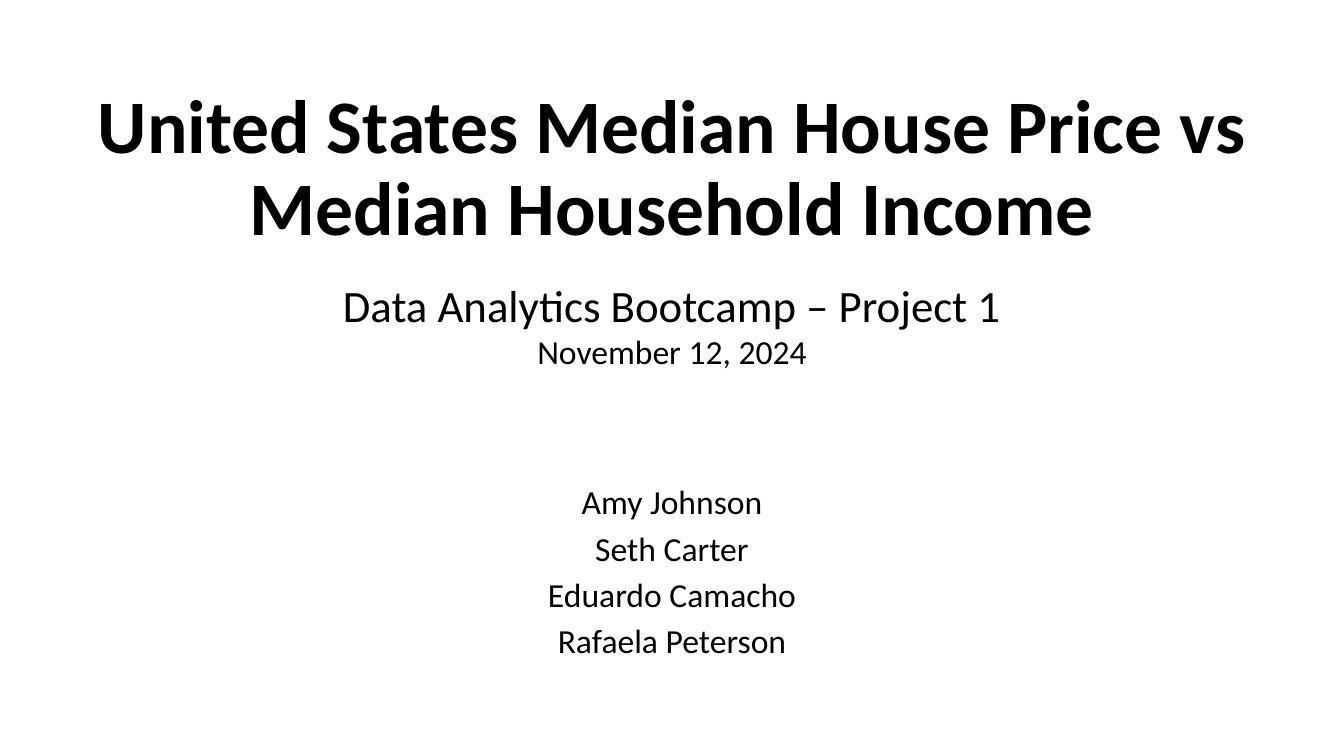
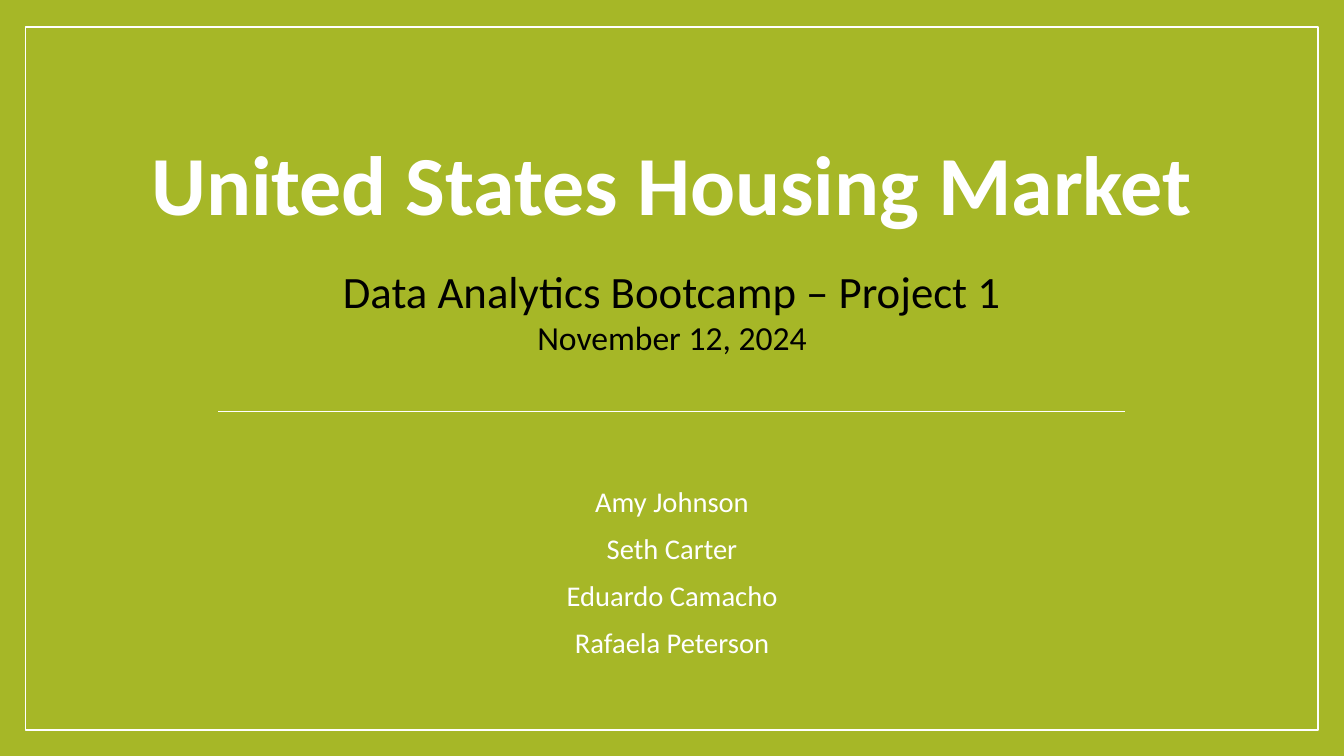
Before and after one commit to Sethdcarter/group8_data_project_1, a slide deck: slide 1 of Presentation/Project-1_Group-8_Presentation-US_Housing_Market.pptx. Drawn at 1344x756 pixels with LibreOffice and Linux fonts; fonts in the diff are those of the drawing. Boxes give left, top, right and bottom in pixels: in the first picture for what was removed or moved away, otherwise in the second. Text is boxed around its words. In the diff, an @@ line names an element or a change of style, - is before the commit and + after.

Commit message:
update

```diff
--- a/Presentation/Project-1_Group-8_Presentation-US_Housing_Market.pptx
+++ b/Presentation/Project-1_Group-8_Presentation-US_Housing_Market.pptx
@@ background #FFFFFF to #A6B727 @@
@@ rectangle added at (25, 27, 1318, 730), fill #A6B727, outline #FFFFFF 1 pt @@
@@ title removed at (98, 100, 1245, 236) @@
-United States Median House Price vs Median Household Income
@@ text added at (151, 156, 1192, 230), 60 pt, text #FFFFFF, bold @@
+United States Housing Market
@@ text "Data Analytics Bootcamp – Project ...": place and size @@
-text "Data Analytics Bootcamp – Project ..." at (343, 291, 1000, 368)
+text "Data Analytics Bootcamp – Project ..." at (343, 277, 1000, 354)
@@ line added from (218, 411) to (1125, 411), #FFFFFF 0.79 pt @@
@@ subtitle "Amy Johnson" at (567, 492, 777, 653): size 24 to 20.4 pt, text colour #000000 to #FFFFFF; more space between paragraphs @@
```
Also in this commit, not shown: 1 slide added.
